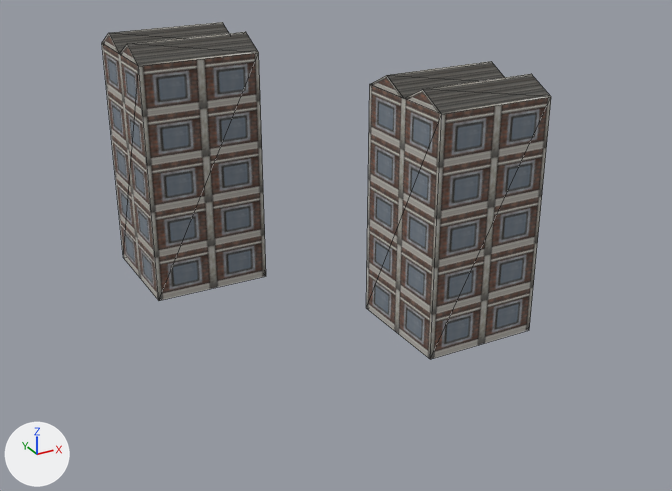
What one commit did to the OBJ model examples/vehicle-playground/res/models/urban/procgen-procpain-district-tower-xm2z0.obj.
Camera for both pictures: a 50 mm camera at (-8.4, -34.8, 26.6) aimed at (15.3, 8.3, 5.1). Every picture has the same lights, and +X, +Y and +Z are marked at lower left. The first picture is the older version. Mesh edges are drawn as thin lines. Where no turn or scale is listed for an object, it has been applied to the vertices. Vertices at exactly the same position are counted once.

The first picture shows 'procgen-procpain-district-tower-xm2z0'.
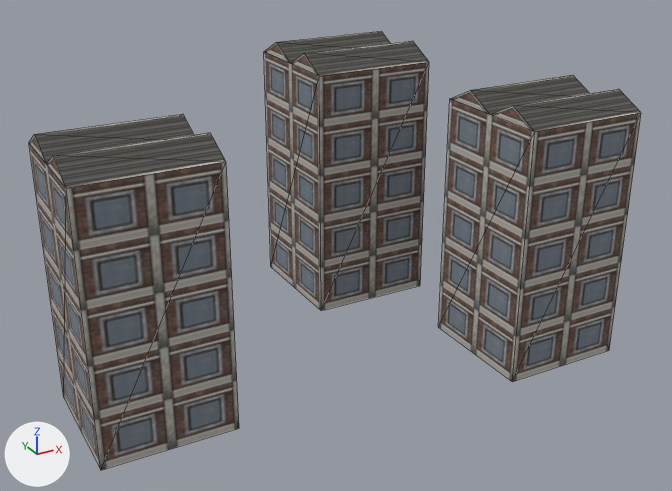
Pixel boxes [x1, y1, x2, y2] of what changed, in the pictures (672 x 491 px; the box of a moved part takes in the faces that stretch with it):
'procgen-procpain-district-tower-xm2z0', reshaped (36% wider, 30% taller)
    before: [102, 22, 551, 359]
    after: [29, 31, 641, 470]
part 1 of me_procgen_procpain_district_tower_xm2z0, moved or reshaped
    before: [366, 61, 551, 359]
    after: [438, 75, 641, 382]
part 2 of me_procgen_procpain_district_tower_xm2z0, moved or reshaped
    before: [102, 22, 266, 301]
    after: [29, 114, 239, 470]
part 3 of me_procgen_procpain_district_tower_xm2z0, added
    after: [264, 31, 429, 311]

What the commit changed:
me_procgen_procpain_district_tower_xm2z0 is used by ob_procgen_procpain_district_tower_xm2z0; location (0.0, 0.0, 0.0).
me_procgen_procpain_district_tower_xm2z0 had 28 vertices, 44 faces and spanned x 7.0..24.9, y 2.1..23.6, z 0.0..15.7.
me_procgen_procpain_district_tower_xm2z0 now has 42 vertices, 66 faces and spans x -1.0..27.3, y -2.0..17.4, z 0.0..15.4.
me_procgen_procpain_district_tower_xm2z0 part 1: the loose piece of 14 vertices spanning x 17.9..24.9, y 2.1..9.1, z 0.0..14.9 is moved by (2.5, -4.1, -0.1).
me_procgen_procpain_district_tower_xm2z0 part 2: the loose piece of 14 vertices spanning x 7.0..14.4, y 16.2..23.6, z 0.0..15.7 is scaled about its middle by 0.93, then moved by (-8.2, -15.4, -0.5).
me_procgen_procpain_district_tower_xm2z0 part 3: the loose piece of 14 vertices spanning x 17.9..24.9, y 2.1..9.1, z 0.0..14.9 is copied, and the copy is scaled about its middle by 1.04, then moved by (-2.5, 8.2, 0.3); it spans x 15.3..22.5, y 10.1..17.4, z 0.0..15.4.
